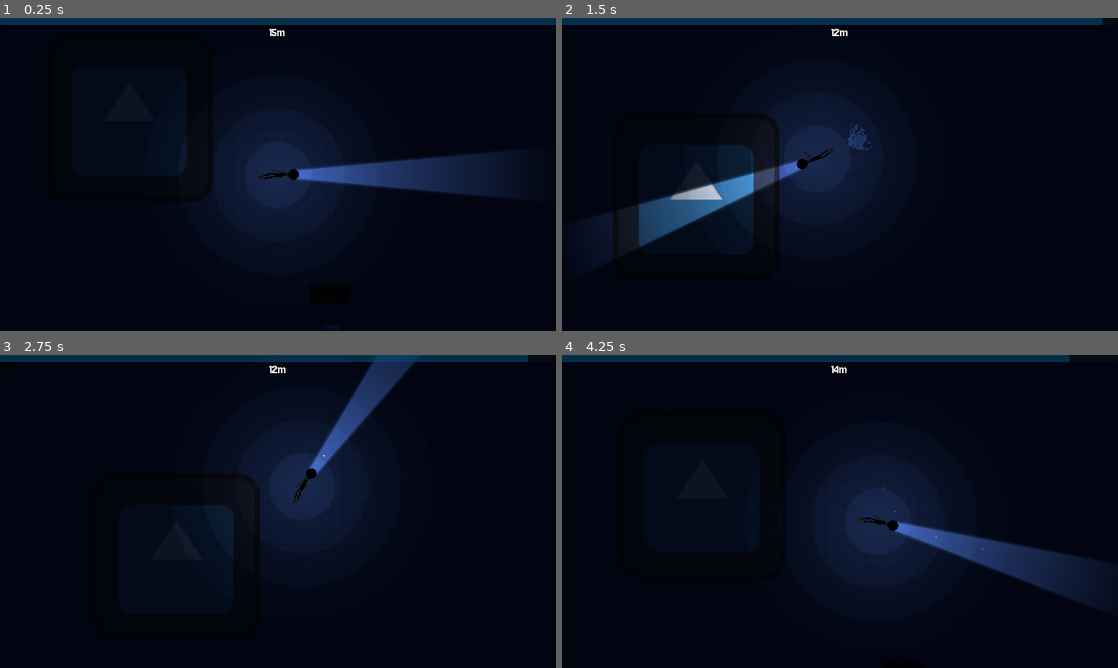
Above: before the commit, frames 1-4 (two rows, left to right).
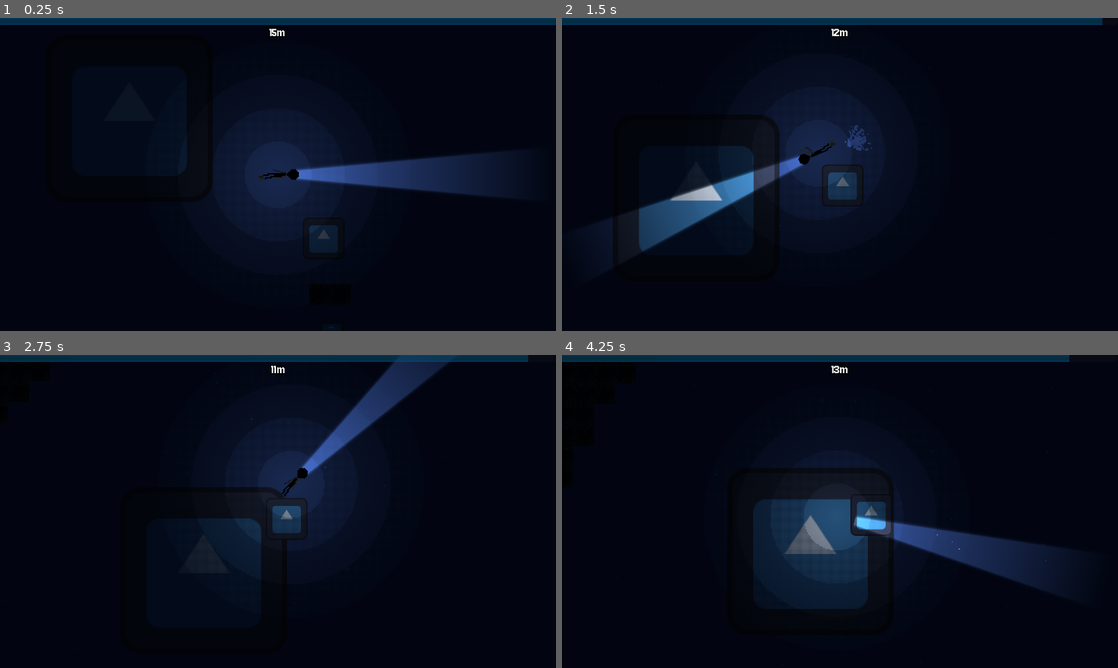
Above: after the commit, the same moments.

Repository: 5ald48/lujja
Game: Godot game, scene res://scenes/main.tscn
Same seed, same stepped clock (60 frames per second), same inputs: the game is played once before the commit and once after it. The engine's default icon, where the game draws it, is replaced by a stand-in: a white triangle on a blue panel in a dark square.
Inputs (mouse positions are in pixels of both pictures, inside the frame that each line leads up to):
- Up to frame 1 (0.25 s): no input
- Up to frame 2 (1.5 s): move the mouse to (840, 33) at 0.52 s; click (840, 33) at 0.6 s; move the mouse to (728, 190) at 1.27 s; click (728, 190) at 1.35 s
- Up to frame 3 (2.75 s): move the mouse to (333, 442) at 2.02 s; click (333, 442) at 2.1 s
- Up to frame 4 (4.25 s): move the mouse to (812, 574) at 2.77 s; click (812, 574) at 2.85 s; move the mouse to (1006, 558) at 3.52 s; click (1006, 558) at 3.6 s

The runs differ from the first frame. In frame 1, less than 0.1% of the frame differs, in the area x 54-60%, y 63-71%; in frame 2, 1.7%; in frame 3, 4.0%; in frame 4, 8.6%, in the area x 34-90%, y 3-99%.

Commit message:
added an enemy that flolow the player

Diff:
--- /dev/null
+++ b/scenes/enemy.tscn
@@ -0,0 +1,18 @@
+[gd_scene format=3 uid="uid://c2lrijy4t0j2r"]
+
+[ext_resource type="Texture2D" uid="uid://ccttemxhcw57j" path="res://icon.svg" id="1_7p1mj"]
+[ext_resource type="Script" uid="uid://do3epwt2xndw2" path="res://scripts/enemy.gd" id="1_md0e3"]
+
+[sub_resource type="RectangleShape2D" id="RectangleShape2D_bhunq"]
+resource_local_to_scene = true
+size = Vector2(32, 32)
+
+[node name="enemy" type="CharacterBody2D" unique_id=1754354463]
+script = ExtResource("1_md0e3")
+
+[node name="Icon" type="Sprite2D" parent="." unique_id=171559204]
+scale = Vector2(0.25, 0.25)
+texture = ExtResource("1_7p1mj")
+
+[node name="CollisionShape2D" type="CollisionShape2D" parent="." unique_id=1348848842]
+shape = SubResource("RectangleShape2D_bhunq")
--- a/scenes/map.tscn
+++ b/scenes/map.tscn
@@ -3,6 +3,7 @@
 [ext_resource type="Texture2D" uid="uid://ccttemxhcw57j" path="res://icon.svg" id="1_4xfga"]
 [ext_resource type="PackedScene" uid="uid://bl2kb5kx25oss" path="res://scenes/breathing_area_component.tscn" id="3_gldc4"]
 [ext_resource type="Texture2D" uid="uid://bu1sjffduev36" path="res://assets/my art/lujja-64x192-16x16.png" id="4_0cso3"]
+[ext_resource type="PackedScene" uid="uid://c2lrijy4t0j2r" path="res://scenes/enemy.tscn" id="4_2klcf"]
 
 [sub_resource type="OccluderPolygon2D" id="OccluderPolygon2D_gldc4"]
 polygon = PackedVector2Array(-8, -8, 8, -8, 8, 8, -8, 8)
@@ -41,3 +42,6 @@
 
 [node name="air" parent="." unique_id=1927512745 instance=ExtResource("3_gldc4")]
 position = Vector2(737, 578)
+
+[node name="enemy" parent="." unique_id=1754354463 instance=ExtResource("4_2klcf")]
+position = Vector2(746, 534)
--- a/scenes/player.tscn
+++ b/scenes/player.tscn
@@ -76,9 +76,7 @@
 "speed": 24.0
 }]
 
-[sub_resource type="CapsuleShape2D" id="CapsuleShape2D_tbgi4"]
-radius = 6.0000005
-height = 34.0
+[sub_resource type="CircleShape2D" id="CircleShape2D_md0e3"]
 
 [sub_resource type="Curve" id="Curve_qlg0r"]
 _data = [Vector2(0, 0), 0.0, 0.0, 0, 0, Vector2(1e-05, 1), 0.0, 0.0, 0, 0, Vector2(1, 0), 0.0, 0.0, 0, 0]
@@ -123,7 +121,7 @@
 
 [node name="CollisionShape2D" type="CollisionShape2D" parent="." unique_id=894510348]
 rotation = 1.5707964
-shape = SubResource("CapsuleShape2D_tbgi4")
+shape = SubResource("CircleShape2D_md0e3")
 
 [node name="Camera2D" type="Camera2D" parent="." unique_id=638494074]
 zoom = Vector2(0.75, 0.75)
--- a/scenes/ui.tscn
+++ b/scenes/ui.tscn
@@ -1,6 +1,6 @@
 [gd_scene format=3 uid="uid://convi0ui63ntv"]
 
-[ext_resource type="Script" uid="uid://daw64iciripy1" path="res://air_bar.gd" id="1_nt7q6"]
+[ext_resource type="Script" uid="uid://daw64iciripy1" path="res://scripts/air_bar.gd" id="1_nt7q6"]
 [ext_resource type="FontFile" uid="uid://8me8s5wu12a1" path="res://font/Jersey10-Regular.ttf" id="2_x4jx1"]
 
 [sub_resource type="StyleBoxFlat" id="StyleBoxFlat_xlq6p"]
--- /dev/null
+++ b/scripts/enemy.gd
@@ -0,0 +1,24 @@
+extends CharacterBody2D
+
+
+
+@export var speed : float = 100
+@export var health : float = 10
+@export var attack_damage : float = 10
+@export var attack_speed : float = 10
+@export var stop_distance : float = 0
+
+
+
+func _physics_process(_delta: float) -> void:
+
+	var distance = global_position.distance_to(GlobalData.player_current_location)
+
+	if distance > stop_distance:
+		var direction = global_position.direction_to(GlobalData.player_current_location)
+		velocity = direction * speed
+
+	else:
+		velocity = Vector2(0,0)
+
+	move_and_slide()
--- a/scripts/global_data.gd
+++ b/scripts/global_data.gd
@@ -5,3 +5,4 @@
 var max_air:float = 100.0
 
 var player_depth:float
+var player_current_location: Vector2
--- a/scripts/player.gd
+++ b/scripts/player.gd
@@ -21,21 +21,27 @@
 
 	if Input.is_action_just_pressed("swiming"):
 		direction = global_position.direction_to(get_global_mouse_position())
+
 		if distance >= dead_zone:
 			velocity = direction *  speed # moving
 			animated_sprite_2d.play("swiming") # animation play
 			GlobalData.current_air -= 1 # air decraseing
 			swim_paricle.restart() # particle turning on
 	else:
-		velocity *=  friction
+		velocity *=  friction # the slowing down after swiming
 
-	if distance >= dead_zone:
-		look_at(get_global_mouse_position())
+	if distance >= dead_zone: # if the mouse is close to the player it stop folowing the mouse
+		look_at(get_global_mouse_position()) # so the player look at the mouse
+
+
 
 	move_and_slide()
 
 
 func _process(_delta: float) -> void:
+
 	surround_light.global_rotation = 0 # so the light dont rotate with the player
 
 	GlobalData.player_depth = player.position.y # player depth
+
+	GlobalData.player_current_location = global_position # player current location
Not shown: 1 places in scenes/main.tscn that only renumber resources
Renamed: air_bar.gd -> scripts/air_bar.gd
Renamed: air_bar.gd.uid -> scripts/air_bar.gd.uid
Not shown, added: scripts/enemy.gd.uid
